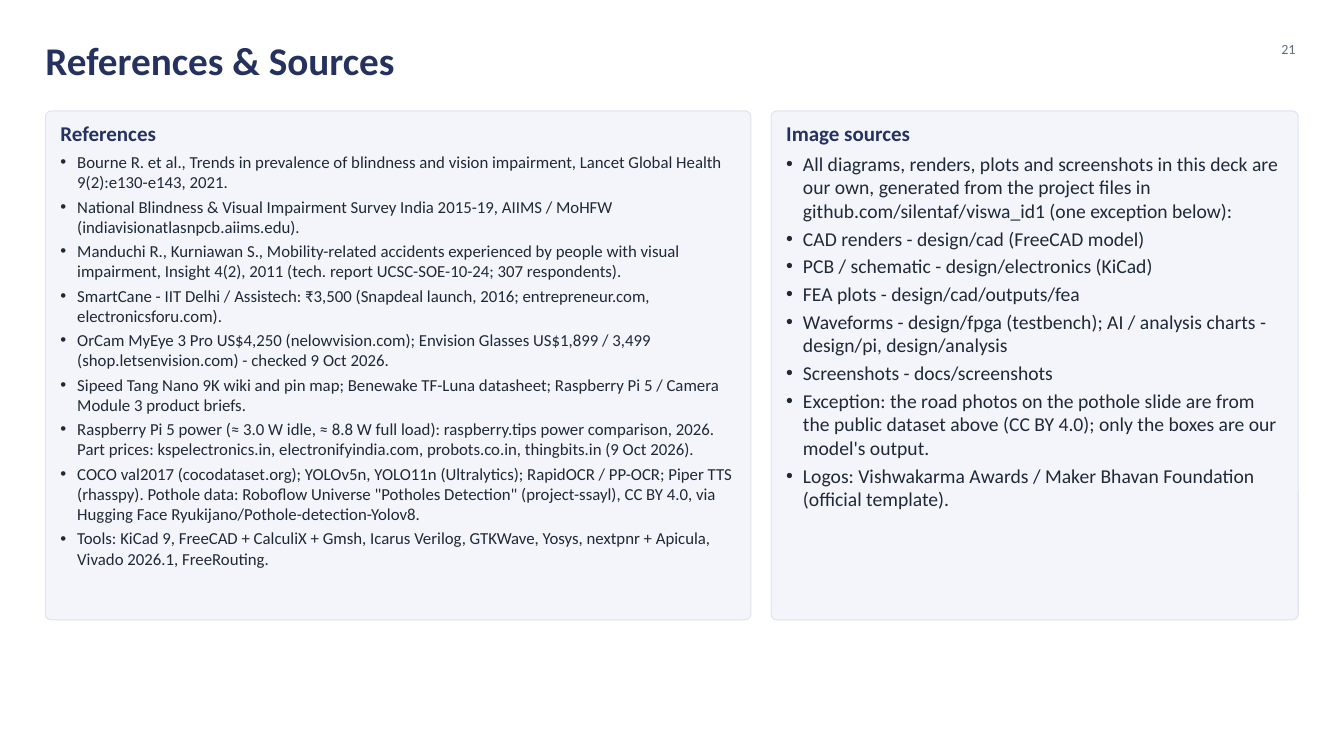
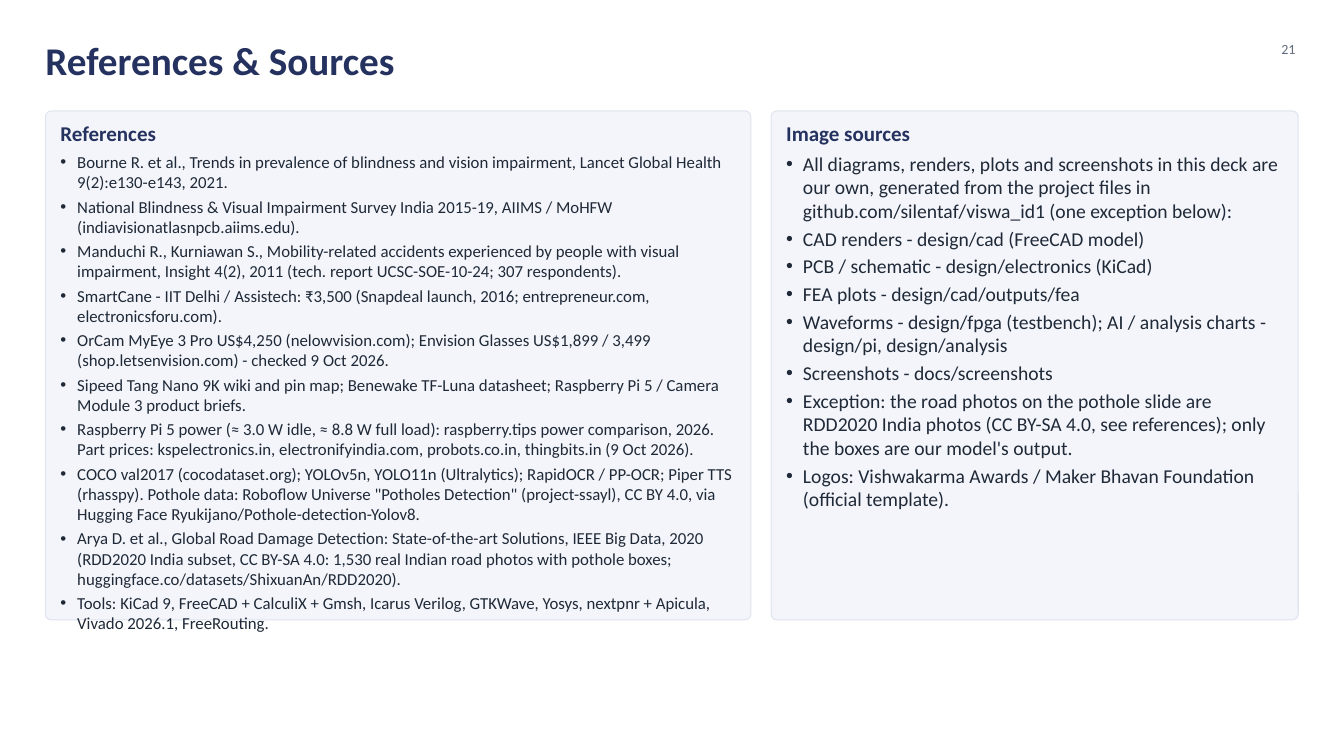
Before and after one commit to silentaf/viswa_id1, a slide deck: slide 21 of ppt/VisionAid_Stage2_Design_Deck.pptx. Drawn at 1344x756 pixels with LibreOffice and Linux fonts; fonts in the diff are those of the drawing; background and template pictures are left out. Boxes give left, top, right and bottom in pixels: in the first picture for what was removed or moved away, otherwise in the second. Text is boxed around its words. In the diff, an @@ line names an element or a change of style, - is before the commit and + after.

```diff
--- a/ppt/VisionAid_Stage2_Design_Deck.pptx
+++ b/ppt/VisionAid_Stage2_Design_Deck.pptx
@@ text at <box>803,394,1265,458</box>: text changed @@
-• Exception: the road photos on the pothole slide are from the public dataset above (CC BY 4.0); only the boxes are our model's output.
+• Exception: the road photos on the pothole slide are RDD2020 India photos (CC BY-SA 4.0, see references); only the boxes are our model's output.
@@ text at <box>77,532,703,588</box>: paragraph added @@
+• Arya D. et al., Global Road Damage Detection: State-of-the-art Solutions, IEEE Big Data, 2020 (RDD2020 India subset, CC BY-SA 4.0: 1,530 real Indian road photos with pothole boxes; huggingface.co/datasets/ShixuanAn/RDD2020).
```
Also in this commit, not shown: 8 other slides changed, 44 other files.
